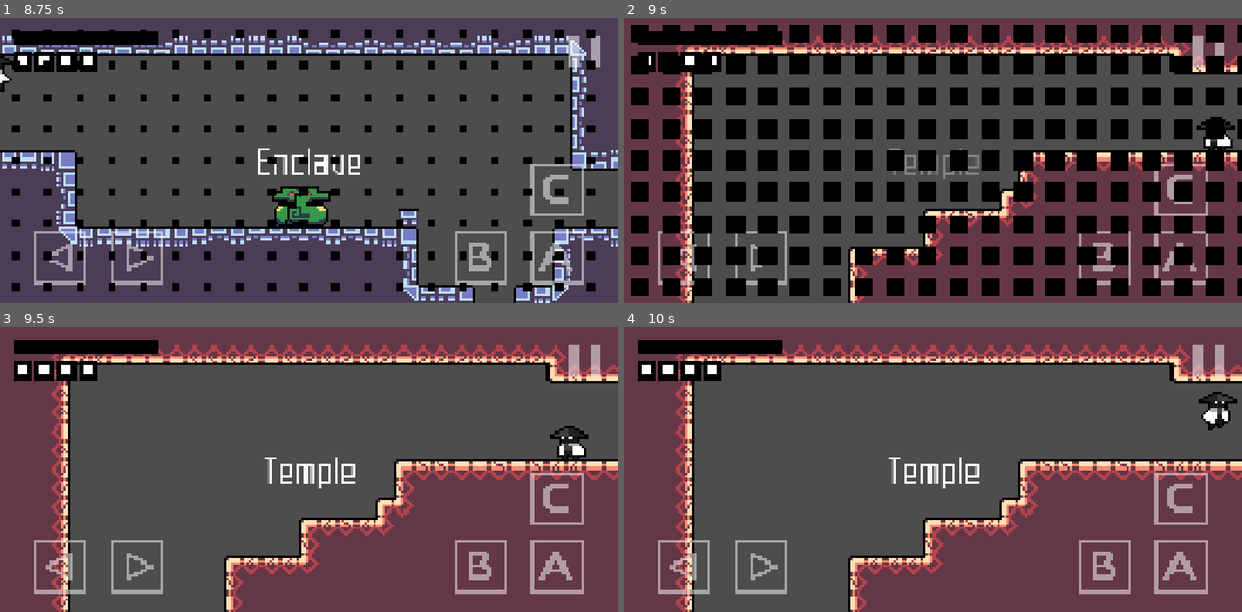
Above: before the commit, frames 1-4 (two rows, left to right).
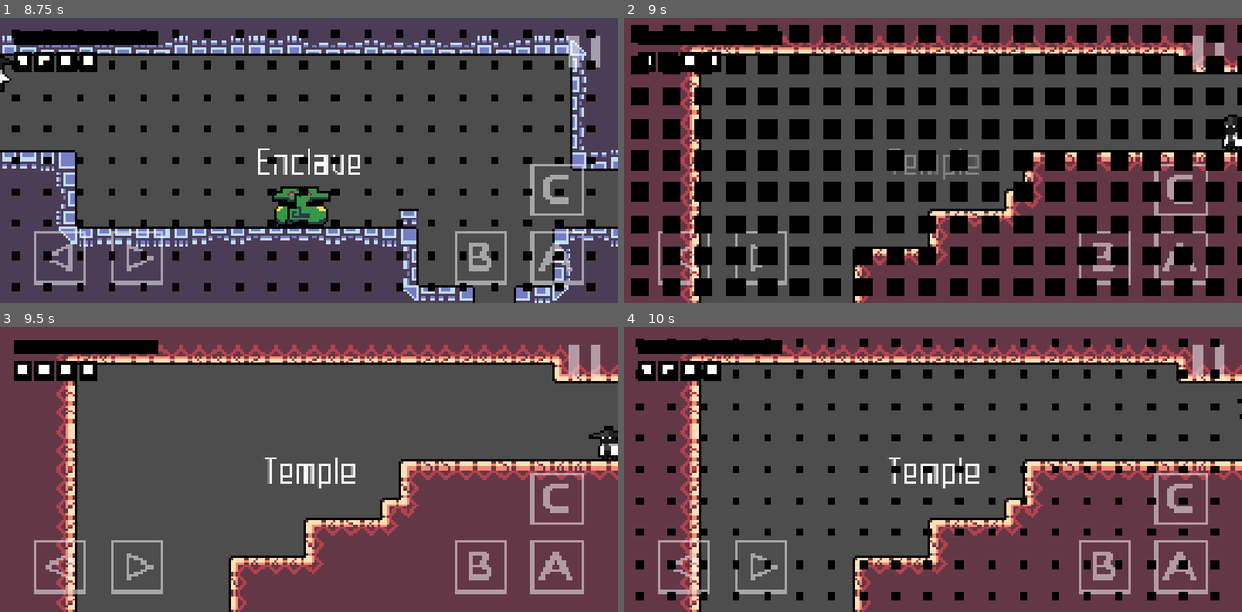
Above: after the commit, the same moments.

Repository: mowen88/mv_v1.1
Game: Godot game, scene res://states/boot_state/boot_state.tscn
Same seed, same stepped clock (60 frames per second), same inputs: the game is played once before the commit and once after it.
Inputs (mouse positions are in pixels of both pictures, inside the frame that each line leads up to):
- Up to frame 1 (8.75 s): tap Enter at 0.5, 2.75 s; move the mouse to (444, 146) at 0.52 s; hold Right (move_right) 0.53-1.25 s; hold Z (jump) 0.53-1.25 s; click (444, 146) at 0.67 s; tap Space (toggle_pause) at 1.25, 3.5 s; drag from (185, 174) to (278, 217) at 1.27 s; move the mouse to (370, 97) at 2.02 s; hold Left (move_left) 2.03-2.75 s; hold C (shoot) 2.03-2.75 s; tap Z (jump) at 2.3, 3.77, 3.8, 4.07, 8.27, 8.3, 8.57 s; drag from (278, 217) to (123, 117) at 2.77 s; move the mouse to (494, 203) at 3.52 s; hold Right (move_right) 3.53-4.25 s; hold X (attack) 3.53-4.25 s; drag from (123, 117) to (216, 89) at 4.27 s; click "Start Game" at 5 s; click "Slot 1: Empty Slot" at 5.75 s; move the mouse to (339, 160) at 6.52 s; hold Right (move_right) 6.53-7.25 s; hold Z (jump) 6.53-7.25 s; click (339, 160) at 6.67 s; drag from (216, 89) to (222, 206) at 7.27 s; move the mouse to (444, 146) at 8.02 s; hold Left (move_left) from 8.03 s (still down); hold C (shoot) from 8.03 s (still down)
- Up to frame 2 (9 s): release Left (move_left) at 8.75 s; release C (shoot) at 8.75 s; drag from (809, 174) to (902, 217) at 8.77 s
- Up to frame 3 (9.5 s): no input
- Up to frame 4 (10 s): move the mouse to (994, 406) at 9.52 s; hold Right (move_right) from 9.53 s (still down); hold X (attack) from 9.53 s (still down); tap Z (jump) at 9.8 s

Frame 1 is identical in both runs. In frame 2, 7.0% of the frame differs, in the area x 8-100%, y 6-100%; in frame 3, 10%; in frame 4, 15%, in the area x 1-100%, y 4-100%.

Commit message:
Working on ladder logic.....

Diff:
--- a/core/audio_manager.gd
+++ b/core/audio_manager.gd
@@ -129,7 +129,7 @@
 	for player in sfx_pool:
 		if not player.playing:
 			return player
-	# Fallback: If all are playing, override the oldest/first player
+	# Override the oldest/first player
 	return sfx_pool[0]
 
 ## Plays sound by its key name
--- a/project.godot
+++ b/project.godot
@@ -81,7 +81,7 @@
 2d_render/layer_1="World"
 2d_render/layer_2="Player"
 2d_render/layer_3="Player Hitbox"
-2d_render/layer_4="Enemy Hurtbox"
+2d_render/layer_4="Enemy Hurtboxes"
 2d_render/layer_5="Enemy Hitbox"
 
 [physics]
--- a/states/world_state/entities/characters/player/player.gd
+++ b/states/world_state/entities/characters/player/player.gd
@@ -16,7 +16,6 @@
 @onready var sword = $SwordScene
 
 var jump_counter: int = 0
-
 
 func _ready() -> void:
 	health_component.died.connect(_on_died)
--- a/states/world_state/entities/characters/player/player.tscn
+++ b/states/world_state/entities/characters/player/player.tscn
@@ -23,6 +23,7 @@
 [ext_resource type="PackedScene" uid="uid://d2h0ih21x6bqb" path="res://states/world_state/components/hurtbox_component.tscn" id="19_g11l2"]
 [ext_resource type="Script" uid="uid://birdhbyujrib6" path="res://states/world_state/entities/characters/player/player_states/player_heal.gd" id="19_y4odu"]
 [ext_resource type="PackedScene" uid="uid://bq2r808rtkdp" path="res://states/world_state/components/knockback_component.tscn" id="20_g11l2"]
+[ext_resource type="Script" uid="uid://cf672vdbr5m6q" path="res://states/world_state/entities/characters/player/player_states/player_on_ladder.gd" id="20_ya1c0"]
 [ext_resource type="PackedScene" uid="uid://dh1u3fofia6k0" path="res://states/world_state/components/energy_component.tscn" id="21_6mh6f"]
 [ext_resource type="PackedScene" uid="uid://d2ib61tnh3i8s" path="res://states/world_state/components/flash_component.tscn" id="21_edub2"]
 
@@ -308,6 +309,10 @@
 
 [node name="Heal" type="Node" parent="FiniteStateMachine" unique_id=1322156733]
 script = ExtResource("19_y4odu")
+metadata/_custom_type_script = "uid://w6r4fliln4v5"
+
+[node name="OnLadder" type="Node" parent="FiniteStateMachine" unique_id=915276008]
+script = ExtResource("20_ya1c0")
 metadata/_custom_type_script = "uid://w6r4fliln4v5"
 
 [node name="MoveComponent" parent="." unique_id=152654165 instance=ExtResource("17_8fbs1")]
@@ -332,6 +337,7 @@
 
 [node name="HurtboxComponent" parent="." unique_id=580697701 node_paths=PackedStringArray("health_component") instance=ExtResource("19_g11l2")]
 collision_layer = 2
+collision_mask = 32
 health_component = NodePath("../HealthComponent")
 
 [node name="CollisionShape2D" parent="HurtboxComponent" index="0" unique_id=1684239352]
--- a/states/world_state/entities/characters/player/player_states/player_fall.gd
+++ b/states/world_state/entities/characters/player/player_states/player_fall.gd
@@ -12,9 +12,21 @@
 		actor.energy_component.current_energy == actor.energy_component.max_energy:
 			fsm.change_state("Heal")
 
+func _check_on_ladder():
+	for area in actor.hurtbox_component.get_overlapping_areas():
+		if area.is_in_group("ladders"):
+			# get specific ladder sahpe
+			var shape = area.get_node_or_null("CollisionShape2D")
+			actor.global_position.x = shape.global_position.x
+			return true
+
 func physics_update(_delta: float) -> void:
 	# Add gravity
 	actor.velocity.y += actor.move_component.gravity * _delta
+
+	if _check_on_ladder():
+		fsm.change_state("OnLadder")
+		return
 
 	# Handle horizontal movement
 	actor.x_input(_delta)
--- /dev/null
+++ b/states/world_state/entities/characters/player/player_states/player_on_ladder.gd
@@ -0,0 +1,23 @@
+extends State
+
+func enter() -> void:
+	actor.get_node("AnimatedSprite2D").play("idle")
+	actor.velocity = Vector2(0,0)
+
+func handle_input(event: InputEvent) -> void:
+
+	if event.is_action_pressed("jump"):
+		fsm.change_state("Climb")
+
+	if actor.move_component.direction != 0:
+		if event.is_action_pressed("jump"):
+			fsm.change_state("Jump")
+
+func physics_update(_delta: float) -> void:
+
+	# Handle horizontal movement
+	actor.x_input(_delta)
+	actor.move_and_slide()
+
+	if actor.is_on_floor():
+		fsm.change_state("Idle")
--- a/states/world_state/rooms/01_b/01_b.tscn
+++ b/states/world_state/rooms/01_b/01_b.tscn
@@ -2,6 +2,9 @@
 
 [ext_resource type="PackedScene" uid="uid://dtgksoxcmiogl" path="res://states/world_state/rooms/base_room.tscn" id="1_ani36"]
 [ext_resource type="TileSet" uid="uid://8nv7ijoxyd2p" path="res://states/world_state/tilesets/tileset_01.tres" id="2_3need"]
+
+[sub_resource type="RectangleShape2D" id="RectangleShape2D_ani36"]
+size = Vector2(1, 48)
 
 [sub_resource type="RectangleShape2D" id="RectangleShape2D_57hpv"]
 size = Vector2(16, 32)
@@ -10,18 +13,24 @@
 size = Vector2(16, 32)
 
 [node name="01_b" unique_id=315341494 instance=ExtResource("1_ani36")]
-zone_name = "Zone B"
-show_banner = true
 
 [node name="SolidTileMap" parent="." index="1" unique_id=12999079]
 tile_map_data = PackedByteArray("AAAEAAgAAAAGAAIAAAAWAAgAAAAAAAAAAAAXAAgAAAADAAAAAAAYAAgAAAADAAAAAAAZAAgAAAABAAAAAAAaAA …(11328 unchanged characters)…
 tile_set = ExtResource("2_3need")
 
 [node name="CameraLimits" parent="." index="3" unique_id=671455297]
-offset_left = 10.0
+offset_left = 8.0
 offset_top = 8.0
-offset_right = 270.0
+offset_right = 268.0
 offset_bottom = 248.0
+
+[node name="CollisionShape2D" parent="Ladders" parent_id_path=PackedInt32Array(2006844033) index="0" unique_id=1873217024]
+position = Vector2(144, 48)
+shape = SubResource("RectangleShape2D_ani36")
+
+[node name="CollisionShape2D2" type="CollisionShape2D" parent="Ladders" parent_id_path=PackedInt32Array(2006844033) index="1" unique_id=564981845]
+position = Vector2(48, 112)
+shape = SubResource("RectangleShape2D_ani36")
 
 [node name="0" type="Marker2D" parent="Spawns" parent_id_path=PackedInt32Array(214822847) index="0" unique_id=1217314684]
 position = Vector2(96, 120)
@@ -40,5 +49,5 @@
 position = Vector2(280, 200)
 shape = SubResource("RectangleShape2D_ewo3h")
 
-[node name="SaveStation" parent="." index="7" unique_id=1453052506]
+[node name="SaveStation" parent="." index="8" unique_id=1453052506]
 position = Vector2(96, 120)
--- a/states/world_state/rooms/base_room.tscn
+++ b/states/world_state/rooms/base_room.tscn
@@ -2,6 +2,9 @@
 
 [ext_resource type="Script" uid="uid://c4wwxyhoalfhs" path="res://states/world_state/rooms/room_exits.gd" id="1_peren"]
 [ext_resource type="Script" uid="uid://bs8wn0suub54u" path="res://states/world_state/rooms/save_station.gd" id="2_d2ebj"]
+
+[sub_resource type="RectangleShape2D" id="RectangleShape2D_83wd4"]
+size = Vector2(0, 48)
 
 [sub_resource type="RectangleShape2D" id="RectangleShape2D_d2ebj"]
 size = Vector2(16, 16)
@@ -18,6 +21,14 @@
 offset_right = 40.0
 offset_bottom = 40.0
 
+[node name="Ladders" type="Area2D" parent="." unique_id=2006844033 groups=["ladders"]]
+collision_layer = 32
+collision_mask = 0
+
+[node name="CollisionShape2D" type="CollisionShape2D" parent="Ladders" unique_id=1873217024]
+position = Vector2(-4, 32)
+shape = SubResource("RectangleShape2D_83wd4")
+
 [node name="Spawns" type="Node2D" parent="." unique_id=214822847]
 
 [node name="Exits" type="Area2D" parent="." unique_id=1104129518]
Not shown, added: states/world_state/entities/characters/player/player_states/player_on_ladder.gd.uid
